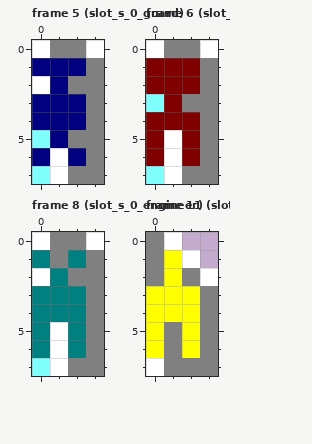
Pixel-art file -- assets/aseprite/planetbase_slots_cpc_mode0.aseprite. Above, as it was before the edit.
4x8 pixels, 216 frames. Shown: frame 5 (slot_s_0_guard), frame 6 (slot_s_0_carrier), frame 8 (slot_s_0_engineer), frame 11 (slot_s_1_colonist). The commit also changed other frames, which this record leaves out.
Now the later version:
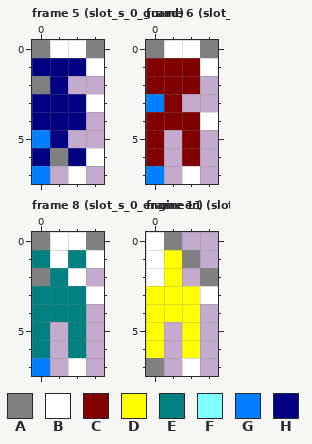
Palette (. is transparent): A #808080  B #ffffff  C #800000  D #ffff00  E #008080  F #80ffff  G #0080ff  H #000080
The edit:
{"where": "frame 5 (slot_s_0_guard)"}
{"frame":5,"y":0,"x":0,"old":"BAAB","new":"ABBA"}
{"frame":5,"y":1,"x":3,"old":"A","new":"B"}
{"frame":5,"y":2,"x":0,"old":"B","new":"A"}
{"frame":5,"y":2,"x":2,"old":"AA","new":".."}
{"frame":5,"y":3,"x":3,"old":"A","new":"B"}
{"frame":5,"y":4,"x":3,"old":"A","new":"."}
{"frame":5,"y":5,"x":0,"old":"F","new":"G"}
{"frame":5,"y":5,"x":2,"old":"AA","new":".."}
{"frame":5,"y":6,"x":1,"old":"B","new":"A"}
{"frame":5,"y":6,"x":3,"old":"A","new":"B"}
{"frame":5,"y":7,"x":0,"old":"FBAA","new":"G.B."}
{"where": "frame 6 (slot_s_0_carrier)"}
{"frame":6,"y":0,"x":0,"old":"BAAB","new":"ABBA"}
{"frame":6,"y":1,"x":3,"old":"A","new":"B"}
{"frame":6,"y":2,"x":3,"old":"A","new":"."}
{"frame":6,"y":3,"x":0,"old":"F","new":"G"}
{"frame":6,"y":3,"x":2,"old":"AA","new":".."}
{"frame":6,"y":4,"x":3,"old":"A","new":"B"}
{"frame":6,"y":5,"x":1,"old":"B","new":"."}
{"frame":6,"y":5,"x":3,"old":"A","new":"."}
{"frame":6,"y":6,"x":1,"old":"B","new":"."}
{"frame":6,"y":6,"x":3,"old":"A","new":"."}
{"frame":6,"y":7,"x":0,"old":"FBAA","new":"G.B."}
{"where": "frame 8 (slot_s_0_engineer)"}
{"frame":8,"y":0,"x":0,"old":"BAAB","new":"ABBA"}
{"frame":8,"y":1,"x":1,"old":"A","new":"B"}
{"frame":8,"y":1,"x":3,"old":"A","new":"B"}
{"frame":8,"y":2,"x":0,"old":"B","new":"A"}
{"frame":8,"y":2,"x":2,"old":"AA","new":"B."}
{"frame":8,"y":3,"x":3,"old":"A","new":"B"}
{"frame":8,"y":4,"x":3,"old":"A","new":"."}
{"frame":8,"y":5,"x":1,"old":"B","new":"."}
{"frame":8,"y":5,"x":3,"old":"A","new":"."}
{"frame":8,"y":6,"x":1,"old":"B","new":"."}
{"frame":8,"y":6,"x":3,"old":"A","new":"."}
{"frame":8,"y":7,"x":0,"old":"FBAA","new":"G.B."}
{"where": "frame 11 (slot_s_1_colonist)"}
{"frame":11,"y":0,"x":0,"old":"AB","new":"BA"}
{"frame":11,"y":1,"x":0,"old":"A","new":"B"}
{"frame":11,"y":1,"x":2,"old":"B","new":"A"}
{"frame":11,"y":2,"x":0,"old":"A","new":"B"}
{"frame":11,"y":2,"x":2,"old":"AB","new":".A"}
{"frame":11,"y":3,"x":3,"old":"A","new":"B"}
{"frame":11,"y":4,"x":3,"old":"A","new":"."}
{"frame":11,"y":5,"x":1,"old":"A","new":"."}
{"frame":11,"y":5,"x":3,"old":"A","new":"."}
{"frame":11,"y":6,"x":1,"old":"A","new":"."}
{"frame":11,"y":6,"x":3,"old":"A","new":"."}
{"frame":11,"y":7,"x":0,"old":"BAAA","new":"A.B."}
